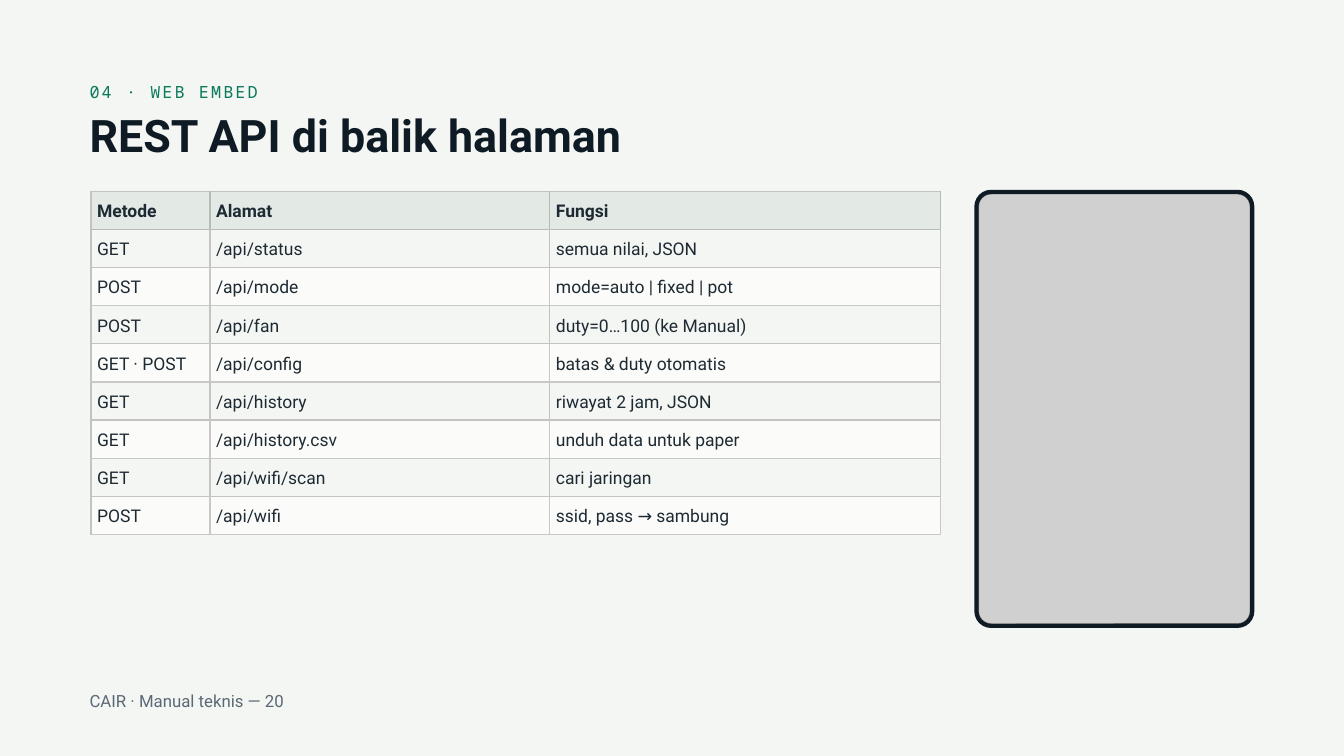
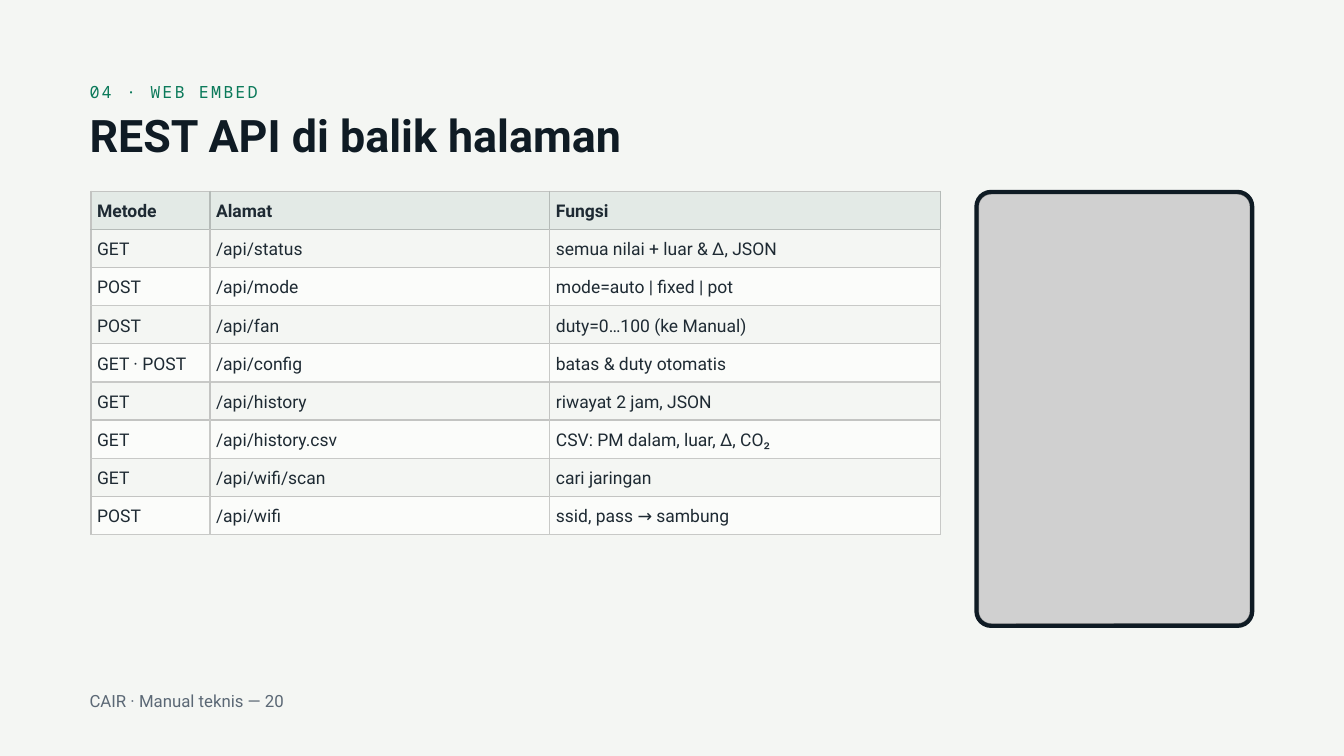
Before and after one commit to cecep1105/esp32_airpurifier, a slide deck: slide 20 of Manual CAIR Air Purifier.pptx. Drawn at 1344x756 pixels with LibreOffice and Linux fonts; fonts in the diff are those of the drawing; grey boxes stand for pictures. Boxes give left, top, right and bottom in pixels: in the first picture for what was removed or moved away, otherwise in the second. Text is boxed around its words. In the diff, an @@ line names an element or a change of style, - is before the commit and + after.

```diff
--- a/Manual CAIR Air Purifier.pptx
+++ b/Manual CAIR Air Purifier.pptx
@@ table at bbox=[91, 192, 941, 535] @@
-row 2, column 3: semua nilai, JSON
+row 2, column 3: semua nilai + luar & Δ, JSON
-row 7, column 3: unduh data untuk paper
+row 7, column 3: CSV: PM dalam, luar, Δ, CO₂
```
Also in this commit, not shown: 10 other slides changed.
